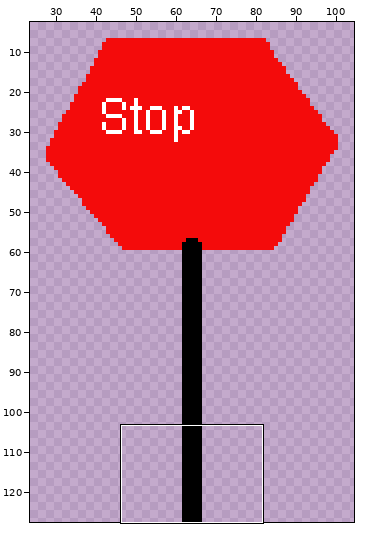
Pixel-art file -- Assets/Stopskylt.aseprite. Above: a wide view before the commit, with the close-up outlined.
Close-up. Old version:
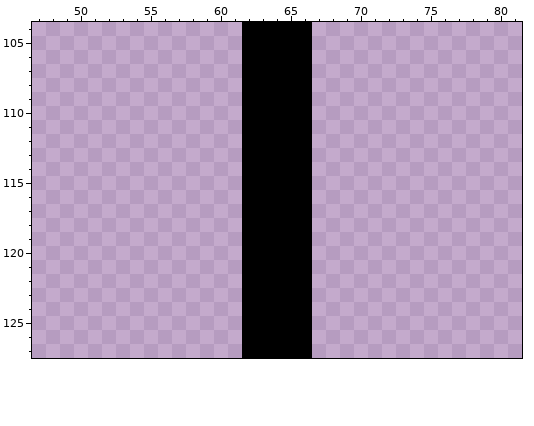
128x128 pixels, 1 frame. Shown: x 47..81, y 104..127. The wide view leaves out empty margins.
New version:
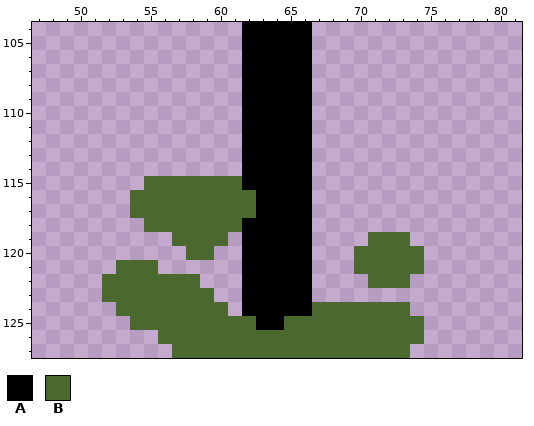
Palette (. is transparent): A #000000  B #4b692f
The edit:
The author put colour B in row 115 at x 55 to 61; in rows 116 to 117 at x 54 to 61; in row 118 at x 55 to 61; in row 119 at x 57 to 60 and 71 to 73; in row 120 at x 58 to 59 and 70 to 74; in row 121 at x 53 to 55 and 70 to 74.
The author put colour B in row 122 at x 52 to 58 and 71 to 73; in row 123 at x 52 to 59; in row 124 at x 53 to 60 and 67 to 73; in row 125 at x 54 to 61 and 67 to 74; in row 126 at x 56 to 61 and 67 to 74; in row 127 at x 57 to 61 and 67 to 73.
Colour A becomes colour B in rows 116 to 117 at x 62; in row 125 at x 62 and 65 to 66; in rows 126 to 127 at x 62 to 66.
Where, in picture pixels (left, top, right, bottom), the same in both close-ups:
changed: (102, 176, 424, 358)
